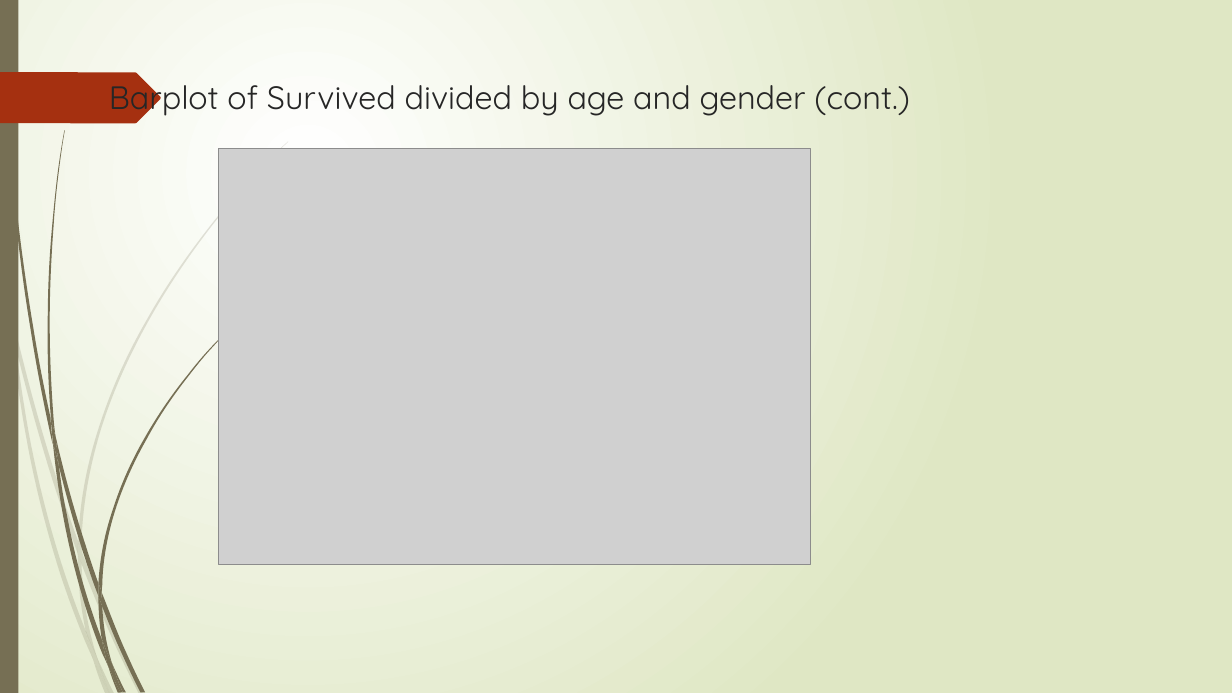
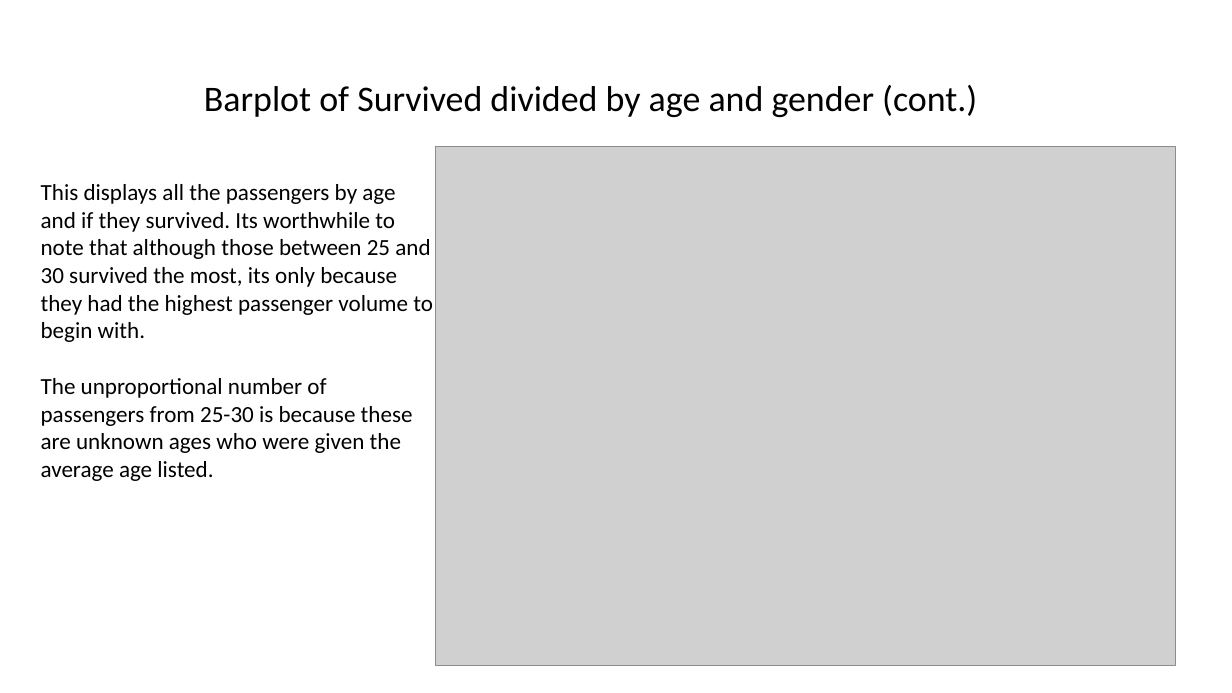
Before and after one commit to ezzanger/Supervised-Learning-Capstones, a slide deck: slide 9 of Supervised_Learning.pptx. Drawn at 1232x693 pixels with LibreOffice and Linux fonts; fonts in the diff are those of the drawing; grey boxes stand for pictures. Boxes give left, top, right and bottom in pixels: in the first picture for what was removed or moved away, otherwise in the second. Text is boxed around its words. In the diff, an @@ line names an element or a change of style, - is before the commit and + after.

```diff
--- a/Supervised_Learning.pptx
+++ b/Supervised_Learning.pptx
@@ background gradient #FFFFFF to #DFE8C4 to #FFFFFF @@
@@ rectangle removed at <box>0,0,18,693</box> @@
@@ freeform shape removed at <box>0,72,161,123</box> @@
@@ title "Barplot of Survived divided by ...": place and size @@
-title "Barplot of Survived divided by ..." at <box>109,76,910,119</box>
+title "Barplot of Survived divided by ..." at <box>204,85,977,117</box>
@@ title "Barplot of Survived divided by ..." at <box>204,85,977,117</box>: size 25.2 to 28 pt, font Quicksand to Calibri, text colour #262626 to #000000; line spacing 1 to 0.9; vertical alignment top to middle @@
@@ picture: place and size @@
-picture at <box>219,149,811,564</box>
+picture at <box>435,147,1176,666</box>
@@ text added at <box>41,184,433,481</box>, 18 pt, text #000000 @@
+This displays all the passengers by age and if they survived. Its worthwhile to note that although those between 25 and 30 survived the most, its only because they had the highest passenger volume to begin with.
+The unproportional number of passengers from 25-30 is because these are unknown ages who were given the average age listed.
@@ group removed at <box>0,141,288,693</box>: 10 freeform shapes @@
@@ group removed at <box>3,0,240,693</box>: 12 freeform shapes @@
```
Also in this commit, not shown: 15 other slides changed, 4 slides added, 3 slides removed, 1 other file.
